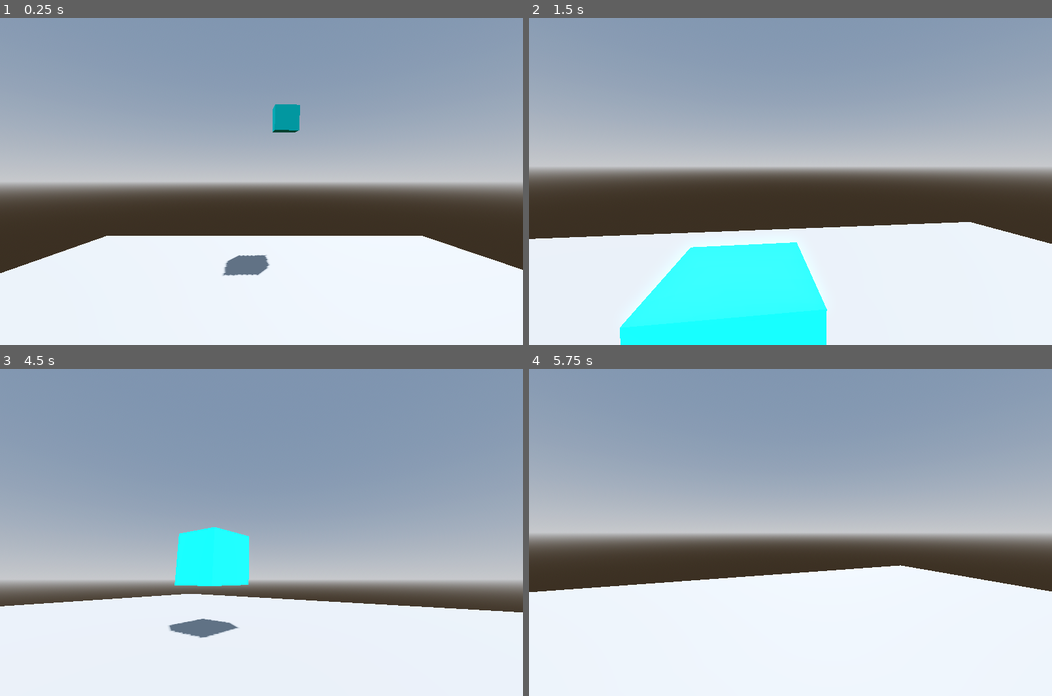
Above: before the commit, frames 1-4 (two rows, left to right).
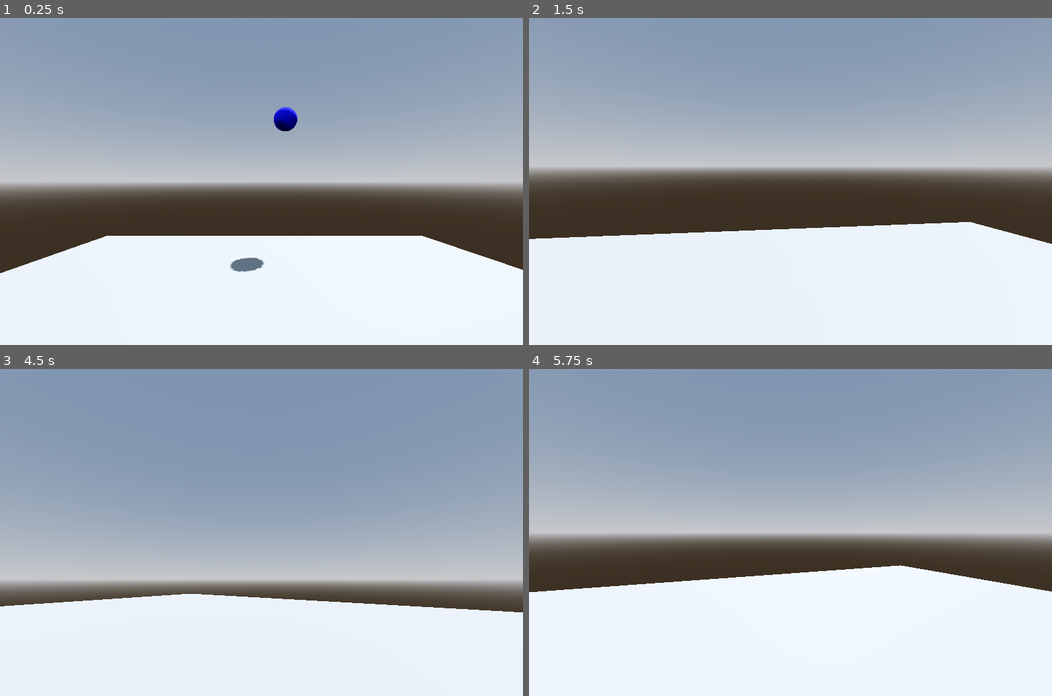
Above: after the commit, the same moments.

Repository: Rezamatteo/Gamejam2024
Game: Godot game, scene res://Main.tscn
Same seed, same stepped clock (60 frames per second), same inputs: the game is played once before the commit and once after it. The project has no main scene, so this scene is started directly. The engine's default icon, where the game draws it, is replaced by a stand-in: a white triangle on a blue panel in a dark square.
Inputs (mouse positions are in pixels of both pictures, inside the frame that each line leads up to):
- Up to frame 1 (0.25 s): no input
- Up to frame 2 (1.5 s): tap Enter (ui_accept) at 0.5, 0.77, 1.25 s; move the mouse to (905, 165) at 0.52 s; hold D (right) 0.53-1.28 s; tap F (run) at 0.6 s; move the mouse to (764, 181) at 1.27 s; hold W (up) from 1.28 s (still down); tap Shift (dash) at 1.35 s
- Up to frame 3 (4.5 s): keep holding W (up); tap Enter (ui_accept) at 1.52, 3.02, 3.77 s; tap F (run) at 1.55, 2.1, 2.85, 3.8, 4.35 s; move the mouse to (271, 525) at 2.02 s; move the mouse to (256, 539) at 2.77 s; move the mouse to (298, 535) at 3.52 s; tap Shift (dash) at 3.6 s; move the mouse to (219, 529) at 4.27 s
- Up to frame 4 (5.75 s): keep holding W (up); tap Enter (ui_accept) at 4.52 s; move the mouse to (795, 532) at 5.02 s; tap F (run) at 5.1 s

The runs differ from the first frame. In frame 1, 0.7% of the frame differs, in the area x 42-58%, y 26-79%; in frame 2, 9.8%, in the area x 17-57%, y 68-100%; in frame 3, 2.8%; in frame 4, nothing differs.
Error before the commit: Division by zero error in operator '/'. (res://_speler_.gd:10)

Commit message:
ballenmeisje

Diff:
--- a/Main.tscn
+++ b/Main.tscn
@@ -25,11 +25,11 @@
 
 [sub_resource type="Curve3D" id="Curve3D_avsxv"]
 
-[sub_resource type="StandardMaterial3D" id="StandardMaterial3D_mbjcs"]
-albedo_color = Color(0, 1, 1, 1)
+[sub_resource type="StandardMaterial3D" id="StandardMaterial3D_3v2qj"]
+albedo_color = Color(0, 0, 1, 1)
 
-[sub_resource type="BoxMesh" id="BoxMesh_blk0p"]
-material = SubResource("StandardMaterial3D_mbjcs")
+[sub_resource type="SphereMesh" id="SphereMesh_4ioal"]
+material = SubResource("StandardMaterial3D_3v2qj")
 
 [sub_resource type="Animation" id="Animation_qwpj5"]
 resource_name = "progress"
@@ -110,7 +110,7 @@
 
 [node name="MeshInstance3D" type="MeshInstance3D" parent="path/_speler_"]
 transform = Transform3D(1, -2.79397e-09, 0, -2.79397e-09, 1, 0, 2.23517e-08, 0, 1, 0, 0, 0)
-mesh = SubResource("BoxMesh_blk0p")
+mesh = SubResource("SphereMesh_4ioal")
 
 [node name="play" type="AnimationPlayer" parent="path/_speler_"]
 root_node = NodePath("../../..")
--- a/Speler.gd
+++ b/Speler.gd
@@ -15,7 +15,7 @@
 		neck.rotate_y(-event.relative.x*0.01)
 		cam.rotate_x(-event.relative.y*0.01)
 		cam.rotation.x=clamp(cam.rotation.x,deg_to_rad(-90),deg_to_rad(90))
-	path.curve.add_point(global_transform.origin)
+	path.curve.add_point(global_position)
 const SPEED = 5.0
 const JUMP_VELOCITY = 6.5
 
--- a/_speler_.gd
+++ b/_speler_.gd
@@ -1,14 +1,17 @@
 extends PathFollow3D
 @onready var play = $play
-var secondsElapsed=0
+var secondsElapsed=1
 @onready var time = $time
 
 # Called every frame. 'delta' is the elapsed time since the previous frame.
 func _process(delta):
 	if Input.is_action_just_pressed("run"):
 		time.stop()
-		play.speed_scale=1/secondsElapsed
+		play.speed_scale/=secondsElapsed
+		print(play.speed_scale," ",secondsElapsed)
 		play.play("progress")
+		secondsElapsed=0
+		time.start()
 
 
 func _on_timer_timeout():
